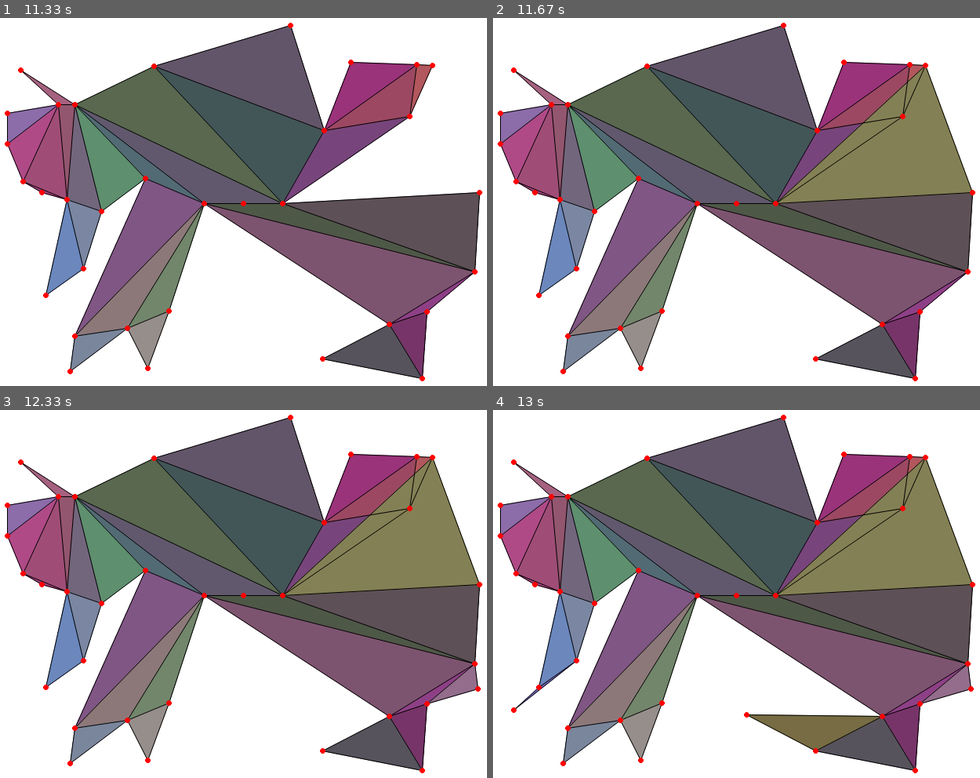
Above: before the commit, frames 1-4 (two rows, left to right).
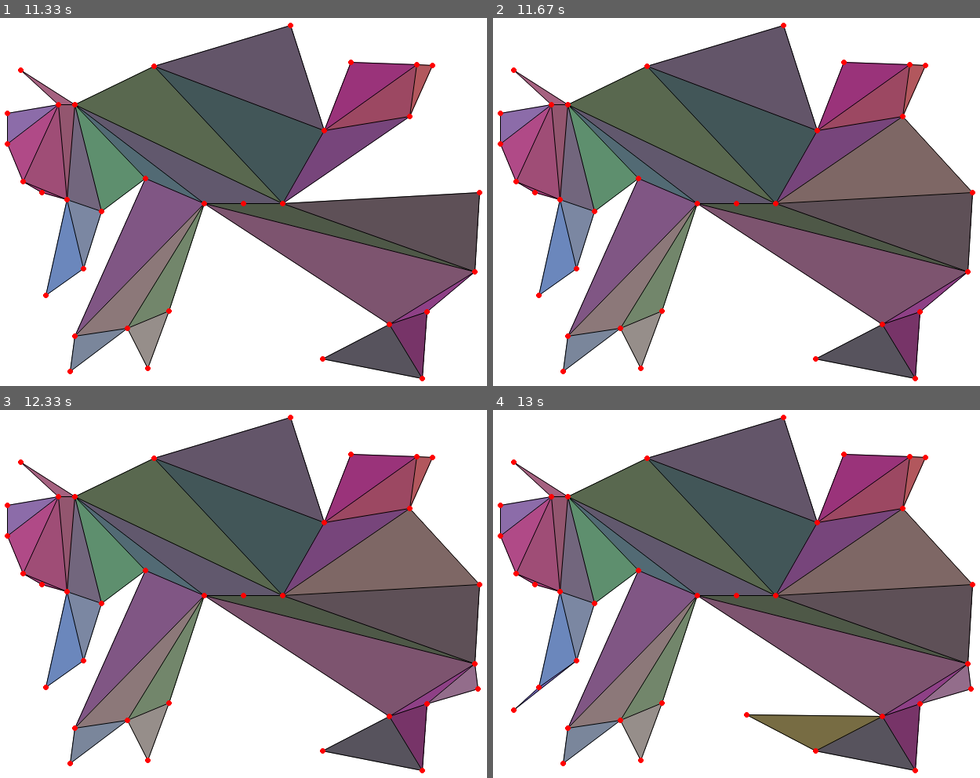
Above: after the commit, the same moments.

Repository: dacid44/patterns
Game: pygame game, started from triangles_pygame.py
Two runs of this game, one before a commit and one after it. Both use one fixed random seed, a clock stepped at 60 frames per second and the inputs below.
Inputs (mouse positions are in pixels of both pictures, inside the frame that each line leads up to):
- Up to frame 1 (11.33 s): click (243, 202) at 0.38 s; click (73, 102) at 0.72 s; click (146, 176) at 1.05 s; click (73, 334) at 1.38 s; click (126, 327) at 1.72 s; click (155, 65) at 2.05 s; click (472, 271) at 2.38 s; click (102, 209) at 2.72 s; click (68, 198) at 3.05 s; right-click (24, 73) at 3.38 s; click (389, 323) at 3.72 s; click (428, 312) at 4.05 s; click (68, 371) at 4.38 s; click (82, 268) at 4.72 s; click (58, 102) at 5.05 s; click (24, 179) at 5.38 s; click (43, 190) at 5.72 s; click (4, 143) at 6.05 s; click (326, 128) at 6.38 s; click (409, 117) at 6.72 s; click (43, 294) at 7.05 s; click (292, 25) at 7.38 s; click (418, 65) at 7.72 s; click (19, 69) at 8.05 s; click (423, 378) at 8.38 s; click (4, 113) at 8.72 s; click (170, 312) at 9.05 s; click (321, 360) at 9.38 s; click (433, 65) at 9.72 s; click (146, 367) at 10.05 s; click (350, 62) at 10.38 s; click (477, 190) at 11.12 s
- Up to frame 2 (11.67 s): right-click (902, 172) at 11.45 s
- Up to frame 3 (12.33 s): click (477, 689) at 11.78 s
- Up to frame 4 (13 s): click (512, 708) at 12.52 s; click (746, 715) at 12.85 s

Frame 1 is identical in both runs. In frame 2, 7.0% of the frame differs, in the area x 58-99%, y 13-51%; in frame 3, 7.0%; in frame 4, 7.0%.

Commit message:
fixed a bug in the autofill algorithm

Diff:
--- a/driver.py
+++ b/driver.py
@@ -42,11 +42,13 @@
                 ]
                 skip = False
                 for i in range(3):
-                    if self.canvas.would_cross_lines([valid[i].get_pos(), pos], test_lines) or not \
-                            self.canvas.is_inside(pos, map(lambda x: x.get_pos(), valid[:3])):
+                    if self.canvas.would_cross_lines([valid[i].get_pos(), pos], test_lines):
                         valid.pop(i)
                         skip = True
                         break
+                if not skip and not self.canvas.is_inside(pos, map(lambda x: x.get_pos(), valid[:3])):
+                    valid.pop(2)
+                    skip = True
                 if not skip:
                     line1 = self.canvas.get_line(valid[0], valid[1])
                     line2 = self.canvas.get_line(valid[1], valid[2])
--- a/triangles_pygame.py
+++ b/triangles_pygame.py
@@ -57,11 +57,13 @@
                     ]
                     skip = False
                     for i in range(3):
-                        if canvas.would_cross_lines([valid[i].get_pos(), pos], test_lines) or not \
-                                canvas.is_inside(pos, map(lambda x: x.get_pos(), valid[:3])):
+                        if canvas.would_cross_lines([valid[i].get_pos(), pos], test_lines):
                             valid.pop(i)
                             skip = True
                             break
+                    if not skip and not canvas.is_inside(pos, map(lambda x: x.get_pos(), valid[:3])):
+                        valid.pop(2)
+                        skip = True
                     if not skip:
                         line1 = canvas.get_line(valid[0], valid[1])
                         line2 = canvas.get_line(valid[1], valid[2])
